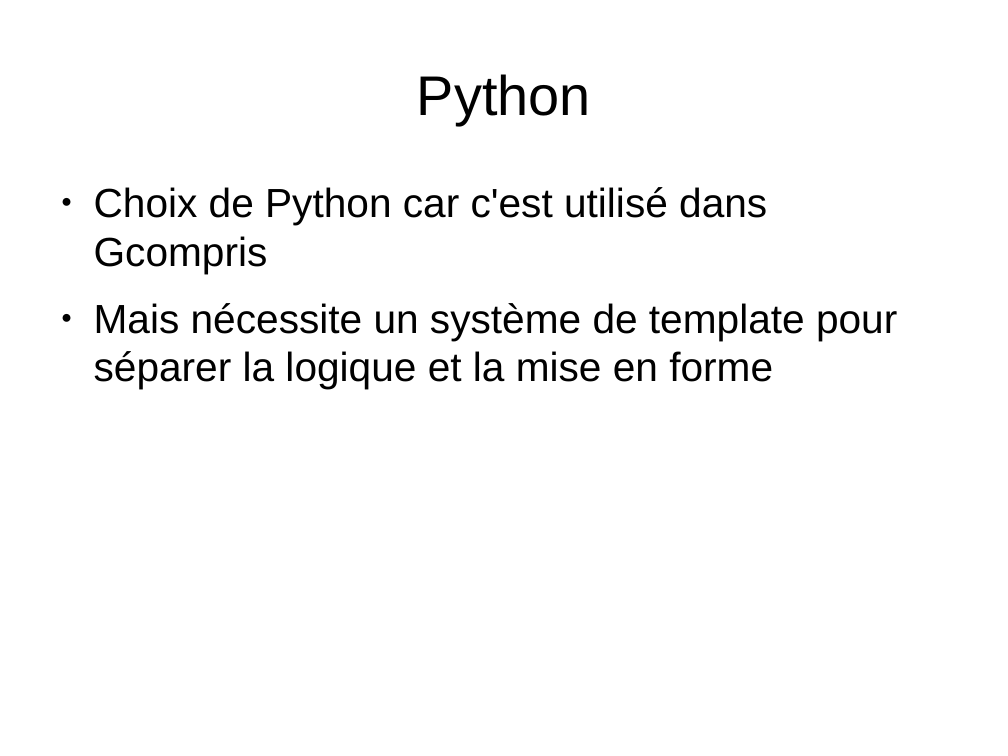
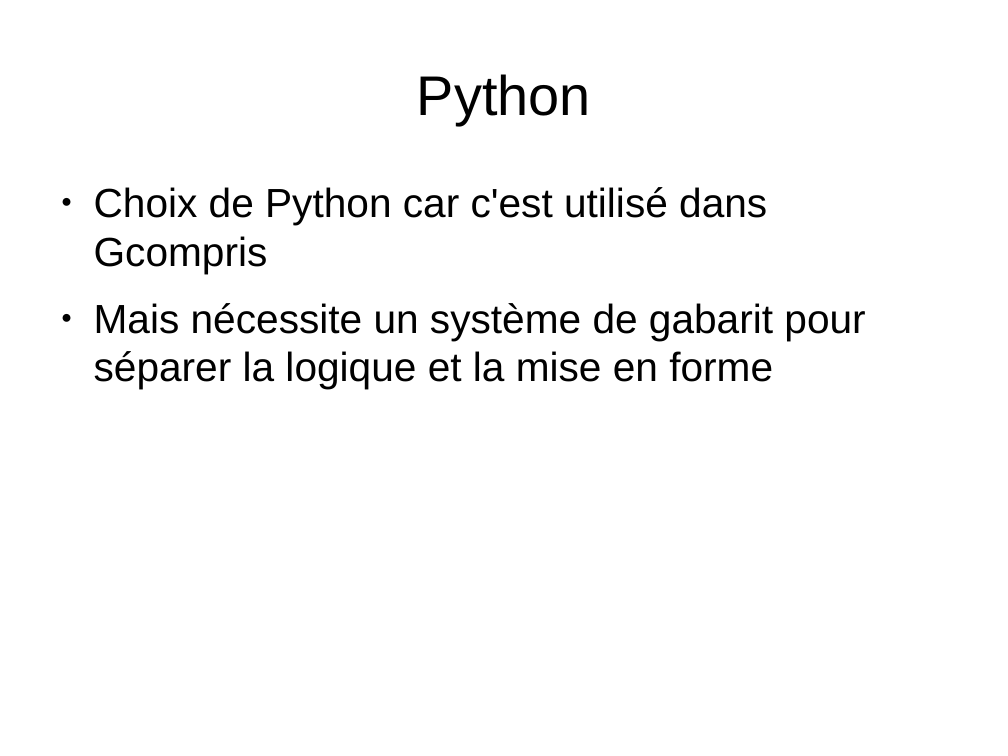
Before and after one commit to bdoin/jinja2-tutorial, a slide deck: slide 4 of presentation-fr.odp. Drawn at 1008x756 pixels with LibreOffice and Linux fonts; fonts in the diff are those of the drawing. Boxes give left, top, right and bottom in pixels: in the first picture for what was removed or moved away, otherwise in the second. Text is boxed around its words. In the diff, an @@ line names an element or a change of style, - is before the commit and + after.

```diff
--- a/presentation-fr.odp
+++ b/presentation-fr.odp
@@ text at <box>94,303,865,389</box>: text changed @@
-● Mais nécessite un système de template pour séparer la logique et la mise en forme
+● Mais nécessite un système de gabarit pour séparer la logique et la mise en forme
```
Also in this commit, not shown: 3 other slides changed, 8 slides added, 10 other files.
